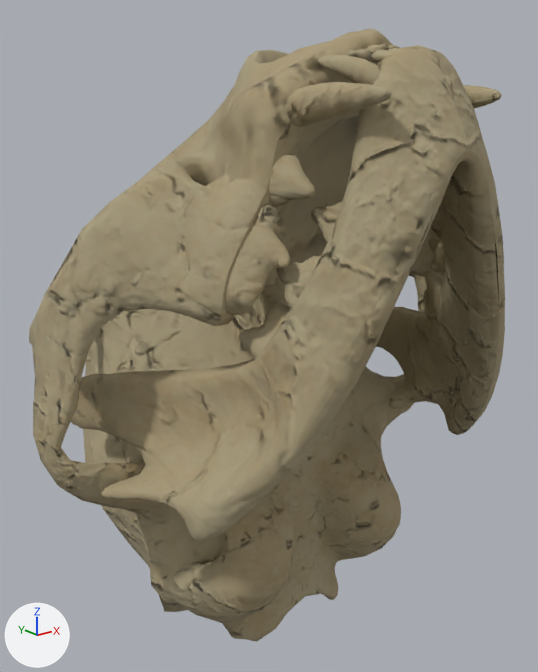
The Blender file src/addons/no_mans_sky_base_builder/models-high-res/assets/FOS_HEAD_CN.blend as it was, and as the next commit left it.
Camera for both pictures: a camera (50 mm lens) standing at (-0.584, -0.327, 0.403) and looking at (0.006, 0.41, 0.108). Every picture has the same lights, and +X, +Y and +Z are marked at lower left. The picture after the commit comes second.

Script lines for the objects in view, before the commit:
```python
ob_fos_head_cn = bpy.data.objects.new('FOS_HEAD_CN', me_fos_head_cn)
ob_fos_head_cn.location = (0.0, 0.0, 0.0)
```
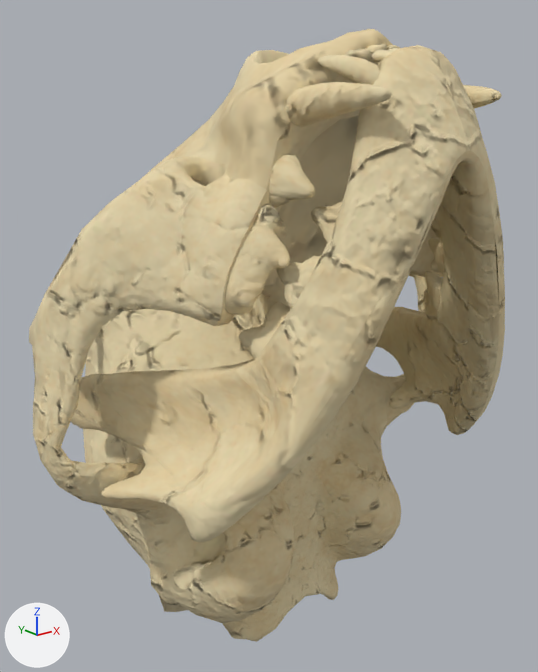
What changed in the scene script:
```text
Change mat_bonetileable:
    where n8 = _N.new('ShaderNodeMixRGB'); n8.name = 'Mix (Legacy)'
    add n8.inputs[0].default_value = 0.0  # 'Factor'
```

What differs and where, as boxes (x1, y1, x2, y2) in the pictures (538 x 672 px):
'FOS_HEAD_CN', surface changed (yellow to beige)
    both: (29, 29, 505, 642)
